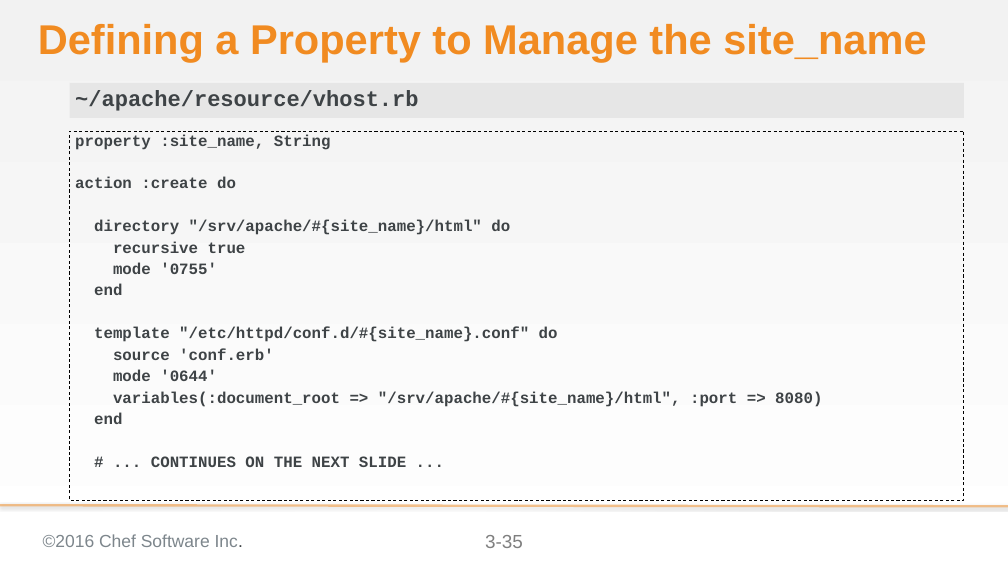
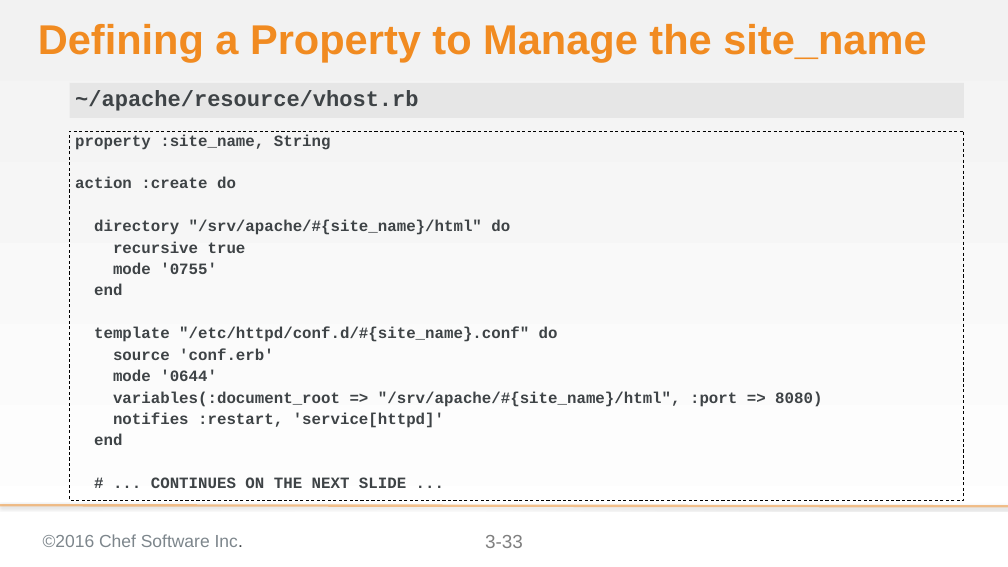
Before and after one commit to chef-training/extending_cookbooks, a slide deck: slide 33 of 03-creating_a_custom_resource-linux.pptx (slide 35 before the commit). Drawn at 1008x567 pixels with LibreOffice and Linux fonts; fonts in the diff are those of the drawing; background and template pictures are left out. Boxes give left, top, right and bottom in pixels: in the first picture for what was removed or moved away, otherwise in the second. Text is boxed around its words. In the diff, an @@ line names an element or a change of style, - is before the commit and + after.

Commit message:
Updates Module 03 that move it to the next module
* Moved some of the refactoring out the module into the next module
* Fixed a few typos
* Updated the code examples

```diff
--- a/03-creating_a_custom_resource-linux.pptx
+++ b/03-creating_a_custom_resource-linux.pptx
@@ text at [113,412,444,428]: paragraph added @@
+notifies :restart, 'service[httpd]'
@@ page number at [485,535,523,548]: text changed @@
-3-35
+3-33
```
Also in this commit, not shown: 14 other slides changed, 1 slide added, 3 slides removed.
